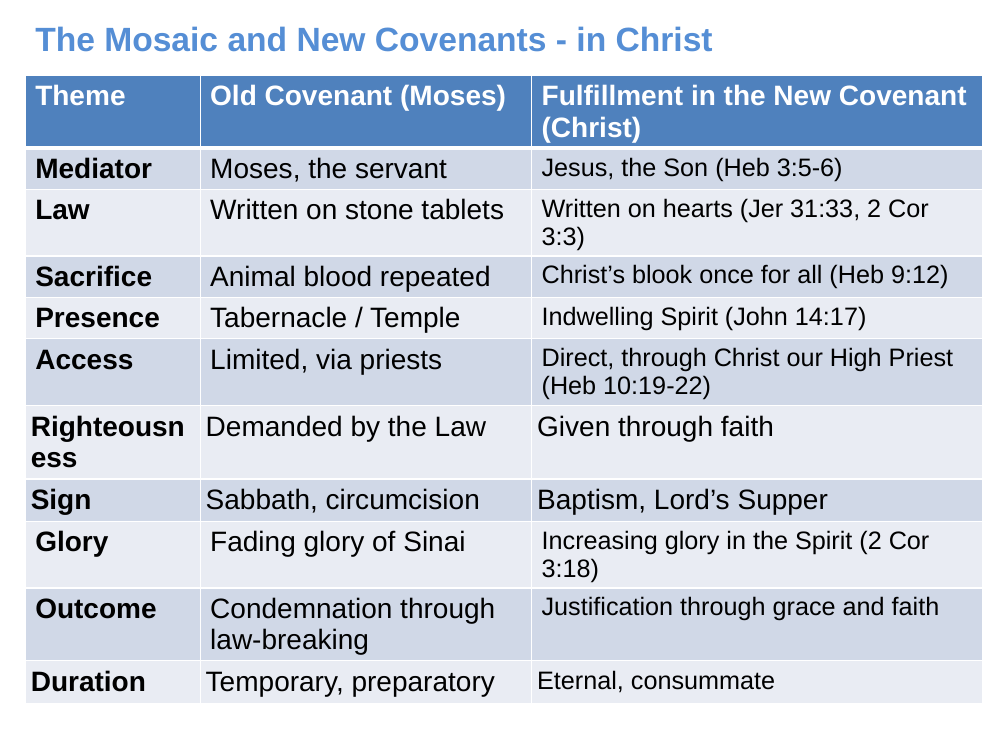
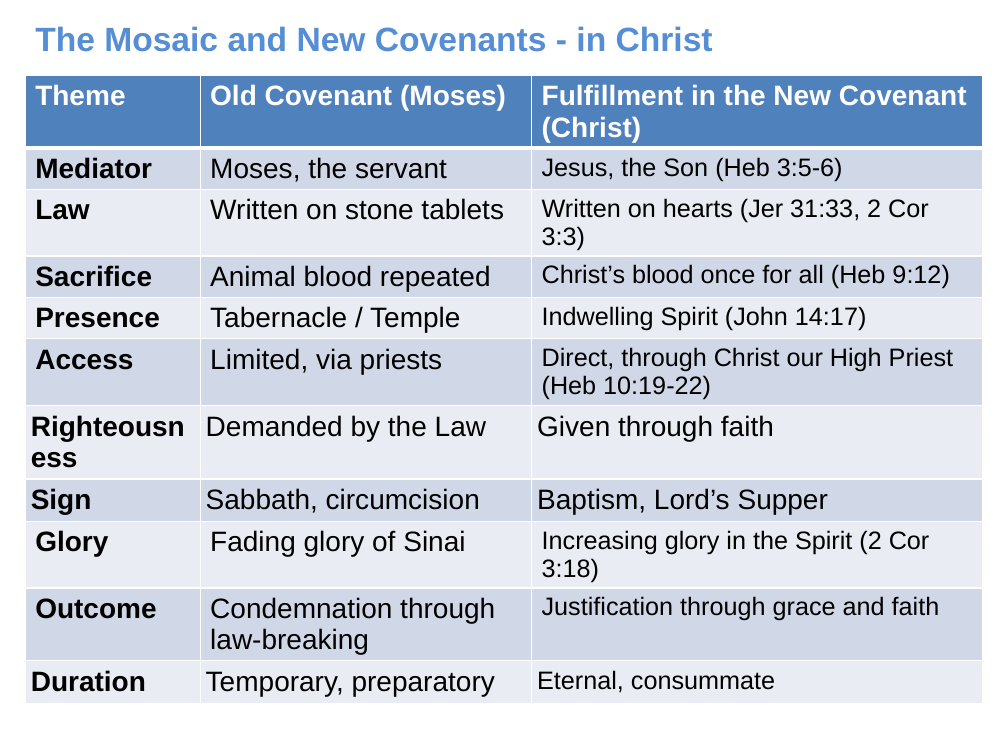
Before and after one commit to UsefulEngines/EvangelismPublic, a slide deck: slide 12 of 2025-Q4/Promises3/2025-10-19-Promises3.pptx. Drawn at 1008x756 pixels with LibreOffice and Linux fonts; fonts in the diff are those of the drawing. Boxes give left, top, right and bottom in pixels: in the first picture for what was removed or moved away, otherwise in the second. Text is boxed around its words. In the diff, an @@ line names an element or a change of style, - is before the commit and + after.

```diff
--- a/2025-Q4/Promises3/2025-10-19-Promises3.pptx
+++ b/2025-Q4/Promises3/2025-10-19-Promises3.pptx
@@ table at (25,76,984,741) @@
-row 4, column 3: Christ’s blook once for all (Heb 9:12)
+row 4, column 3: Christ’s blood once for all (Heb 9:12)
```
Also in this commit, not shown: 3 other slides changed, 1 other file.
